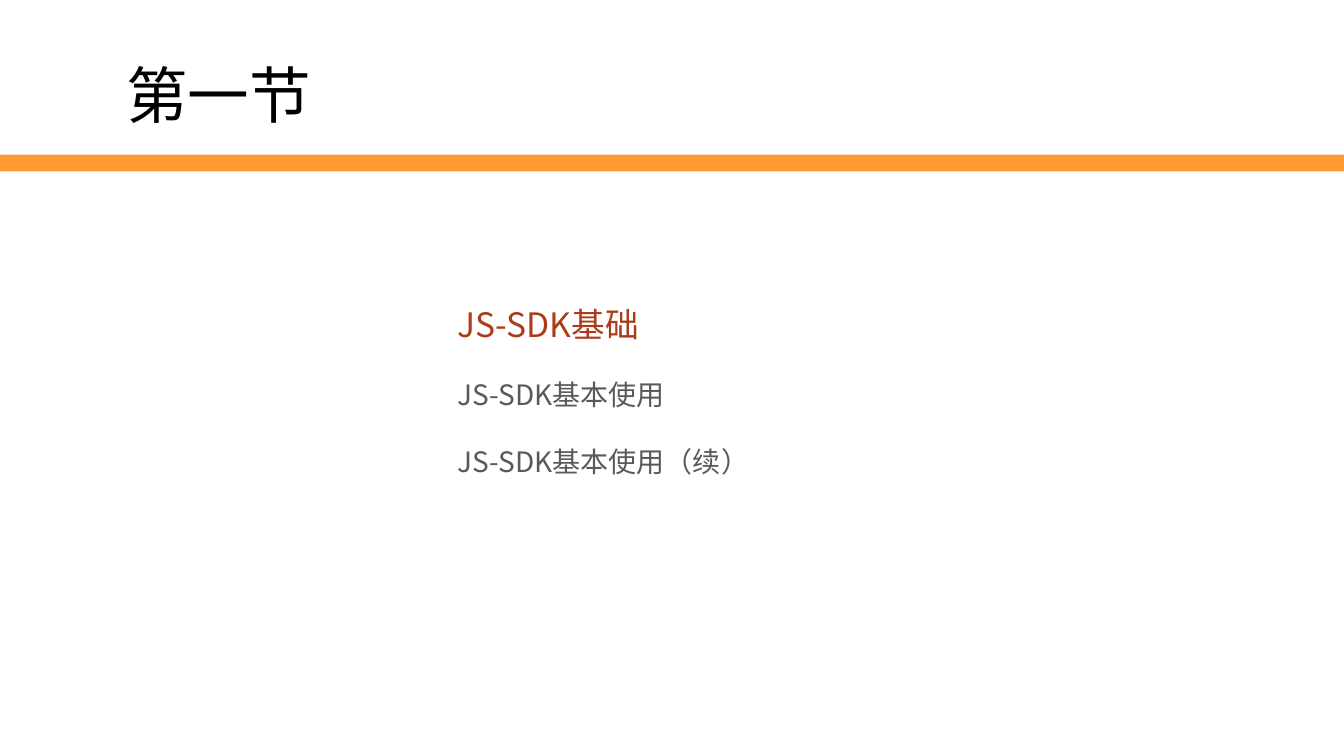
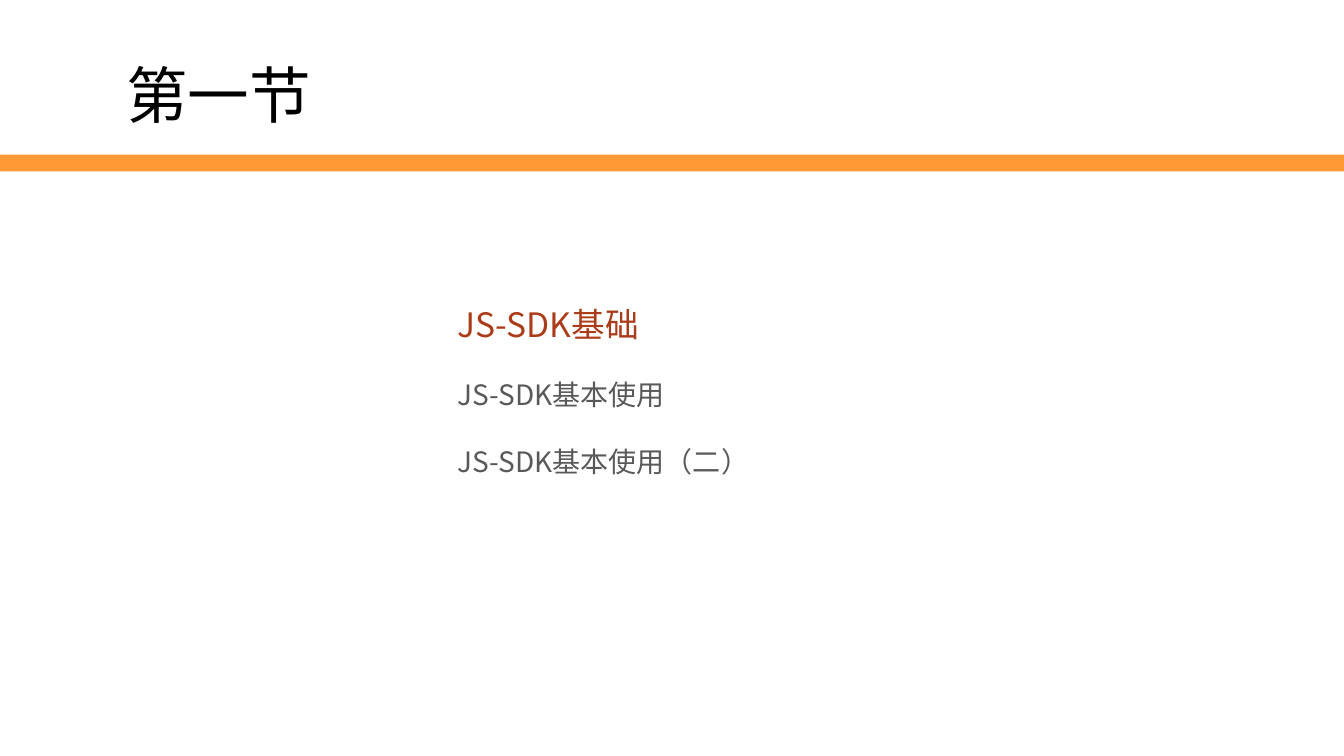
Before and after one commit to edu2act/2017-2018_1st_Wechat_Web_Programming, a slide deck: slide 4 of meterials/slides/ch10-js-sdk.pptx. Drawn at 1344x756 pixels with LibreOffice and Linux fonts; fonts in the diff are those of the drawing; background and template pictures are left out. Boxes give left, top, right and bottom in pixels: in the first picture for what was removed or moved away, otherwise in the second. Text is boxed around its words. In the diff, an @@ line names an element or a change of style, - is before the commit and + after.

```diff
--- a/meterials/slides/ch10-js-sdk.pptx
+++ b/meterials/slides/ch10-js-sdk.pptx
@@ text at <box>457,448,749,475</box>: text changed @@
-3. JS-SDK基本使用（续）
+3. JS-SDK基本使用（二）
```
Also in this commit, not shown: 3 other slides changed, 5 other files.
